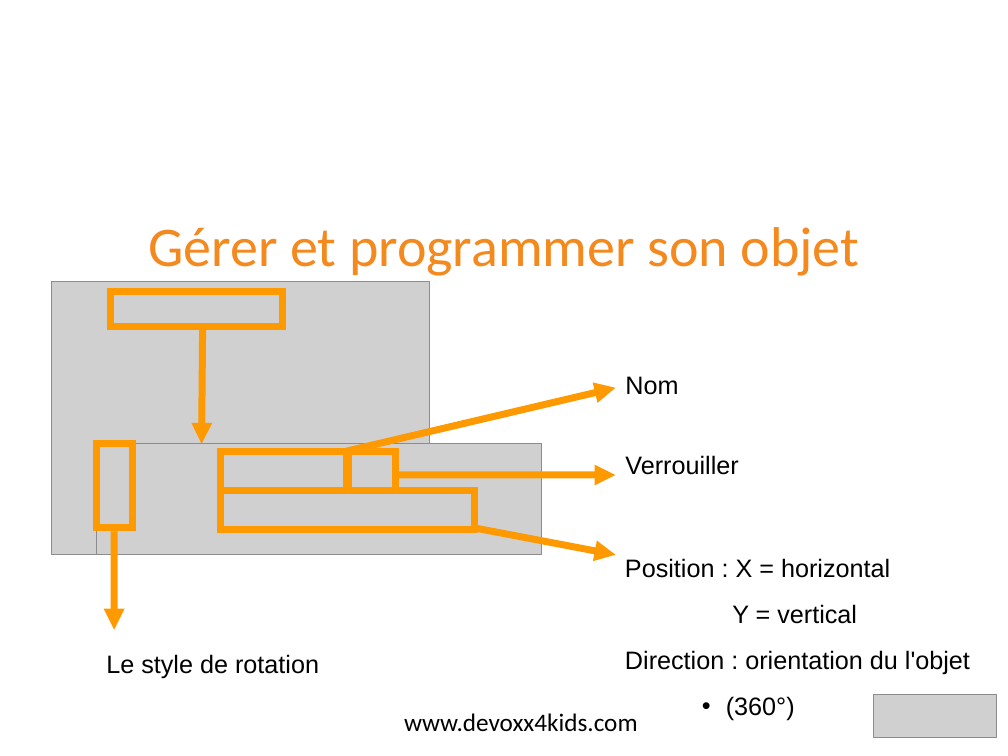
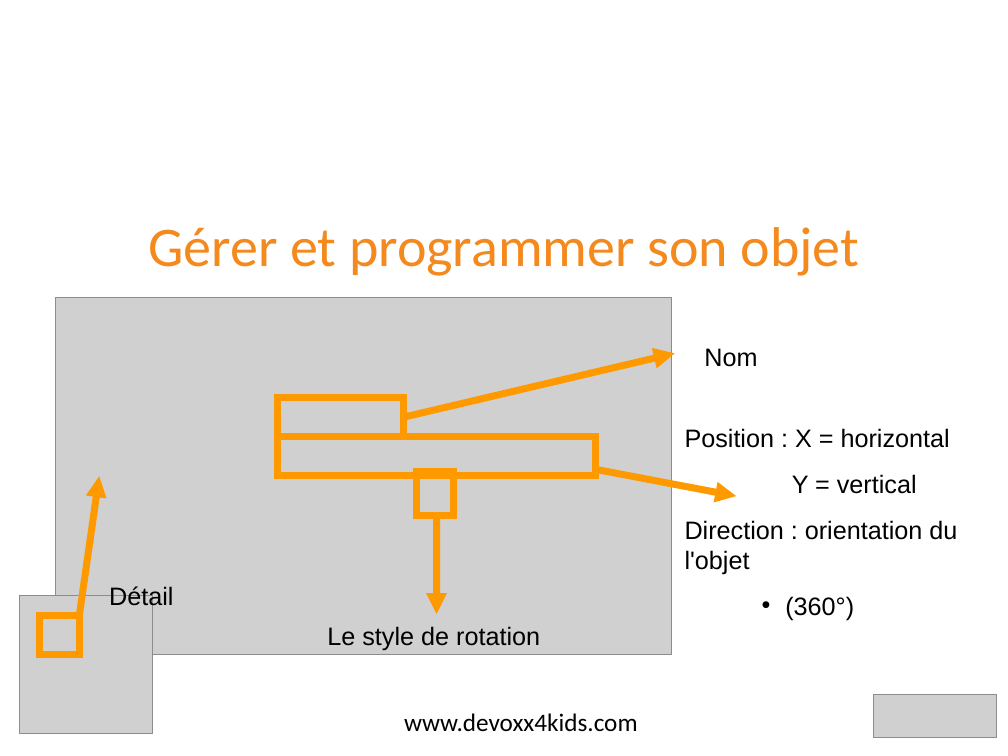
Before and after one commit to devoxx4kids/materials, a slide deck: slide 8 of workshops/scratch/fr/D4K-BE-2013-Scratch-Intro-FR.odp. Drawn at 1008x756 pixels with LibreOffice and Linux fonts; fonts in the diff are those of the drawing; grey boxes stand for pictures; background and template pictures are left out. Boxes give left, top, right and bottom in pixels: in the first picture for what was removed or moved away, otherwise in the second. Text is boxed around its words. In the diff, an @@ line names an element or a change of style, - is before the commit and + after.

Commit message:
Update Scratch intro with Scratch 2.0 screenshots [FR]
The UI changed a bit, so I've updated the screenshots

```diff
--- a/workshops/scratch/fr/D4K-BE-2013-Scratch-Intro-FR.odp
+++ b/workshops/scratch/fr/D4K-BE-2013-Scratch-Intro-FR.odp
@@ picture: place and size @@
-picture at [97, 444, 542, 554]
+picture at [55, 297, 671, 654]
@@ rectangle removed at [111, 291, 283, 327] @@
@@ arrow moved from (347, 452) - (616, 388) to (405, 416) - (674, 354) @@
@@ text "Nom": place and size @@
-text "Nom" at [625, 376, 678, 395]
+text "Nom" at [704, 348, 757, 367]
@@ rectangle: place and size @@
-rectangle at [221, 452, 347, 491]
+rectangle at [278, 397, 404, 436]
@@ text "Position : X = horizontal" rewrapped from [625, 558, 970, 721] to [685, 428, 957, 620] @@
@@ rectangle removed at [97, 444, 133, 528] @@
@@ rectangle: place and size @@
-rectangle at [221, 490, 475, 529]
+rectangle at [278, 436, 596, 476]
@@ arrow moved from (114, 531) - (114, 630) to (80, 615) - (99, 476) @@
@@ arrow removed from (395, 475) to (616, 475) @@
@@ rectangle: place and size @@
-rectangle at [349, 452, 395, 491]
+rectangle at [416, 472, 453, 516]
@@ arrow moved from (475, 528) - (616, 554) to (596, 470) - (736, 496) @@
@@ text removed at [625, 455, 738, 475] @@
-Verrouiller
@@ arrow moved from (203, 327) - (202, 444) to (436, 516) - (436, 614) @@
@@ picture: place and size @@
-picture at [51, 281, 429, 555]
+picture at [20, 596, 153, 735]
@@ text added at [109, 586, 173, 611], 18 pt, text #000000 @@
+Détail
@@ rectangle added at [39, 615, 79, 654], outline #FF9900 4.99 pt @@
@@ text "Le style de rotation": place and size @@
-text "Le style de rotation" at [106, 654, 319, 679]
+text "Le style de rotation" at [327, 626, 540, 651]
```
Also in this commit, not shown: 8 other slides changed.
